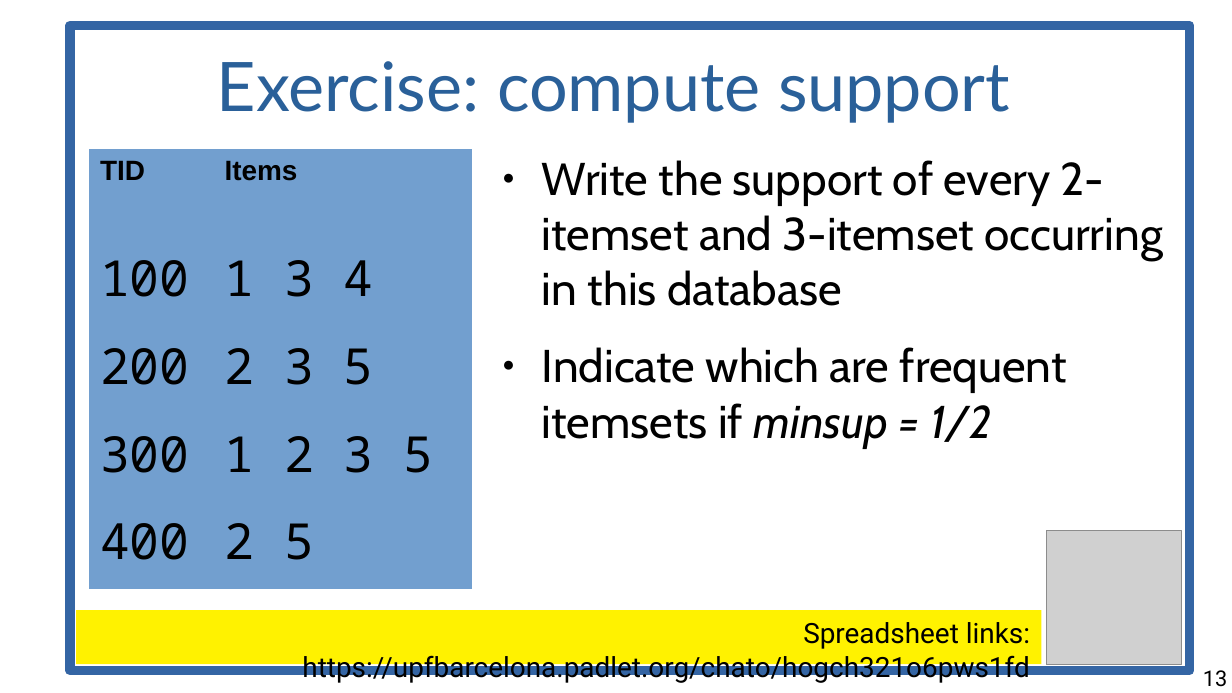
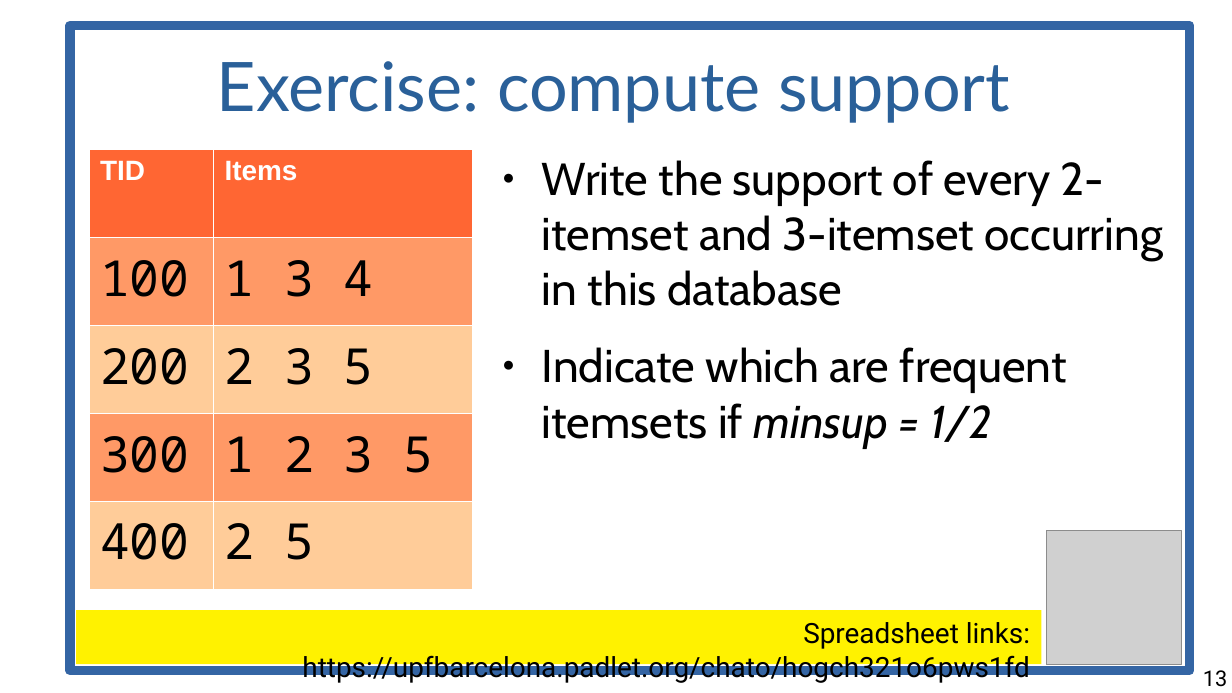
Before and after one commit to marco-calautti/data-mining-course, a slide deck: slide 13 of theory/odp/tt11_itemsets.odp. Drawn at 1232x693 pixels with LibreOffice and Linux fonts; fonts in the diff are those of the drawing; grey boxes stand for pictures. Boxes give left, top, right and bottom in pixels: in the first picture for what was removed or moved away, otherwise in the second. Text is boxed around its words. In the diff, an @@ line names an element or a change of style, - is before the commit and + after.

```diff
--- a/theory/odp/tt11_itemsets.odp
+++ b/theory/odp/tt11_itemsets.odp
@@ table at <box>89,150,472,590</box> @@
@@ fill #729FCF to #FF6633 in row 1 @@
@@ fill #729FCF to #FF9966 in 4 cells @@
@@ fill #729FCF to #FFCC99 in 4 cells @@
@@ text colour #000000 to #FFFFFF in "TID", "Items" @@
@@ borders changed @@
```
Also in this commit, not shown: 9 other slides changed, 7 other files.
